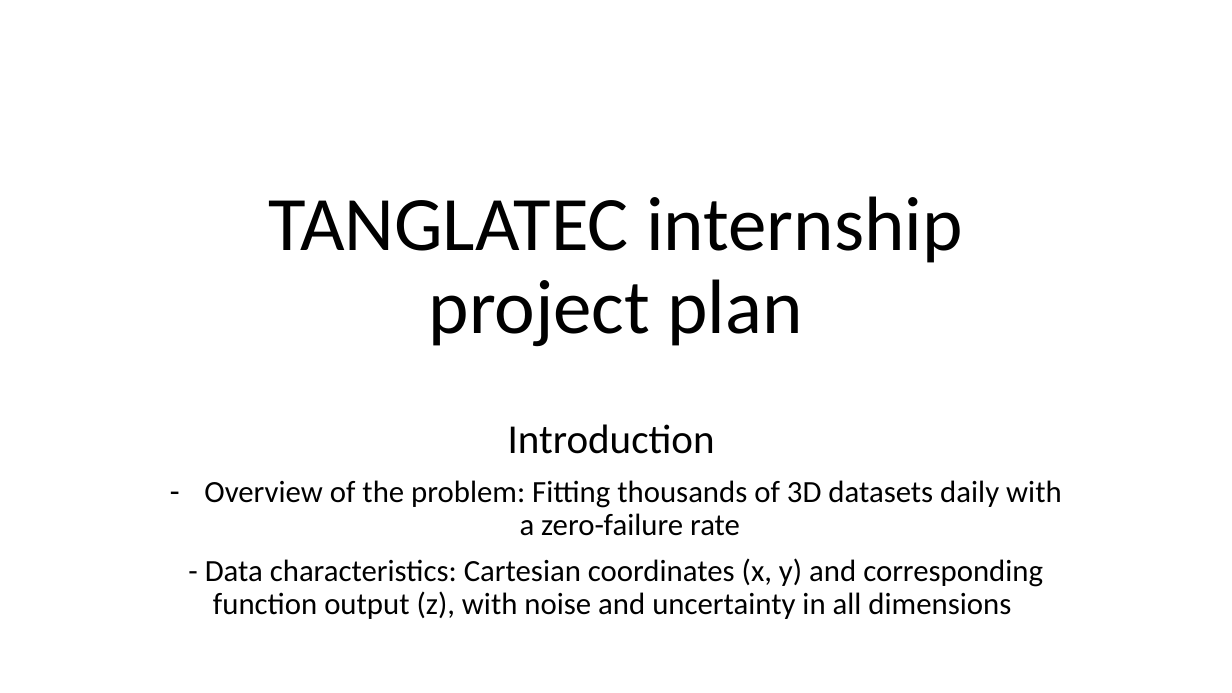
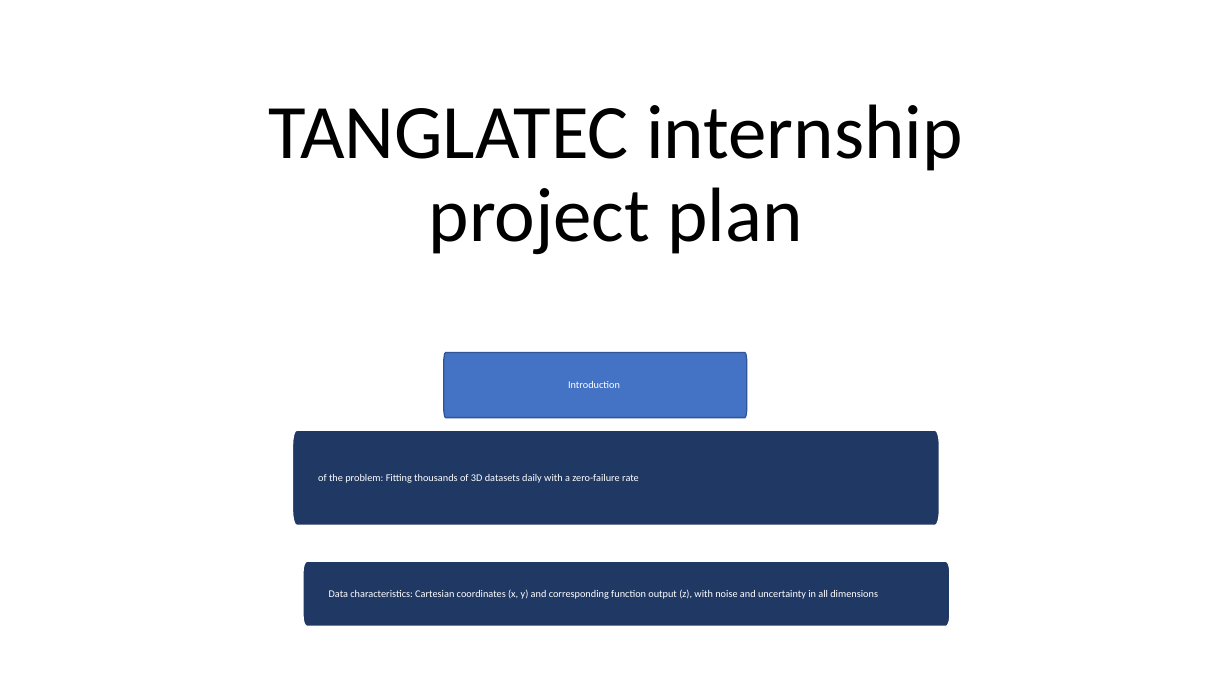
Before and after one commit to Carlglain/TanglaTec-internship, a slide deck: slide 2 of TANGLATEC internship project plan.pptx (slide 1 before the commit). Drawn at 1232x693 pixels with LibreOffice and Linux fonts; fonts in the diff are those of the drawing. Boxes give left, top, right and bottom in pixels: in the first picture for what was removed or moved away, otherwise in the second. Text is boxed around its words. In the diff, an @@ line names an element or a change of style, - is before the commit and + after.

```diff
--- a/TANGLATEC internship project plan.pptx
+++ b/TANGLATEC internship project plan.pptx
@@ title "TANGLATEC internship project plan": place and size @@
-title "TANGLATEC internship project plan" at (269,196,962,347)
+title "TANGLATEC internship project plan" at (269,104,962,255)
@@ freeform shape added at (444,353,747,418), fill #4472C4, outline #2F5597 1 pt, 8 pt, text #FFFFFF @@
+Introduction
@@ subtitle removed at (204,424,1062,619) @@
-Introduction
-– Overview of the problem: Fitting thousands of 3D datasets daily with a zero-failure rate
-- Data characteristics: Cartesian coordinates (x, y) and corresponding function output (z), with noise and uncertainty in all dimensions
@@ freeform shape added at (293,431,940,526), fill #203864, outline #FFFFFF 1 pt, 8 pt, text #FFFFFF @@
+of the problem: Fitting thousands of 3D datasets daily with a zero-failure rate
@@ freeform shape added at (303,562,950,627), fill #203864, outline #FFFFFF 1 pt, 8 pt, text #FFFFFF @@
+Data characteristics: Cartesian coordinates (x, y) and corresponding function output (z), with noise and uncertainty in all dimensions
```
Also in this commit, not shown: 1 other slide changed, 1 slide added, 3 other files.
